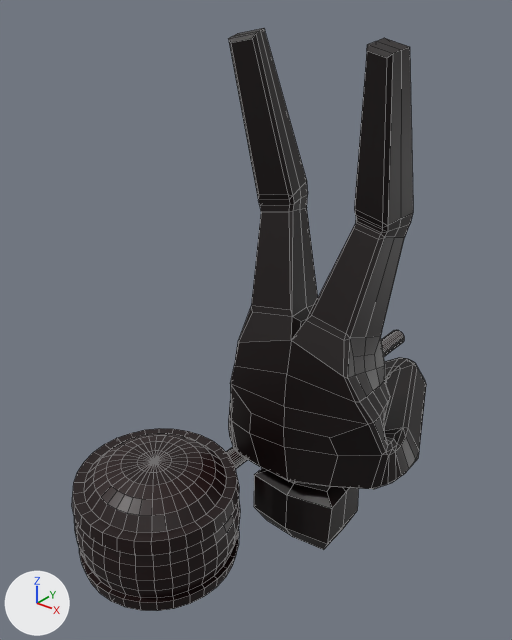
One commit to the OBJ model Tools/rasterizer/data/character_000008.obj: the scene before it, then after it.
Before and after are seen from a 50 mm lens placed at (3.84, -5.84, 4.55), pointed at (-0.91, 0.09, 0.87). Every picture has the same lights, and +X, +Y and +Z are marked at lower left. The older version comes first. Mesh edges are drawn as thin lines. Objects named as collision shapes, trigger or cutter boxes, shadow casters or lower levels of detail are left out. Where no turn or scale is listed for an object, it has been applied to the vertices.

The scene before the commit, as lines of its bpy script (objects in view):
```python
me_character = bpy.data.meshes.new('character')
me_character.from_pydata(...)  # 511 vertices, 554 faces; spans x -1.25..1.12, y -0.58..1.97, z -1.65..4.09
me_character.materials.append(mat_color_1)  # black #0d0000
me_icosphere = bpy.data.meshes.new('Icosphere')
me_icosphere.from_pydata(...)  # 674 vertices, 674 faces; spans x -1.92..-0.04, y -2.54..3.6, z -1.76..-0.17
# faces by material slot: [610, 64]
me_icosphere.materials.append(mat_color_2)  # black #160000
me_icosphere.materials.append(mat_color_3)  # black #1c0000
ob_character = bpy.data.objects.new('character', me_character)
ob_character.location = (0.0, 0.0, 0.0)
ob_icosphere = bpy.data.objects.new('Icosphere', me_icosphere)
ob_icosphere.location = (0.0, 0.0, 0.0)
```
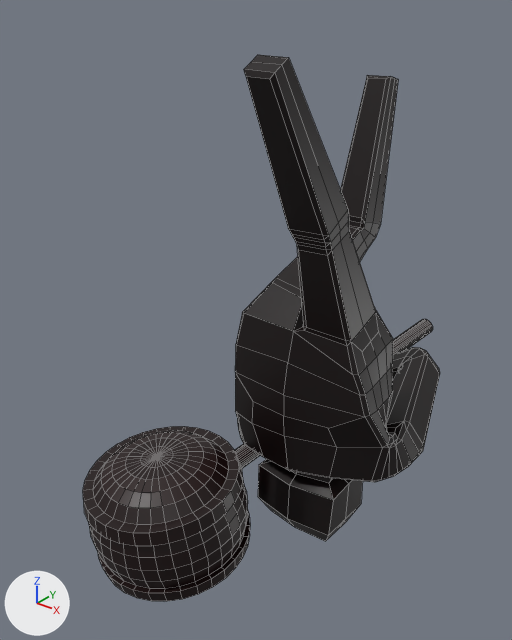
The edits, one by one:
me_character is used by ob_character; location (0.0, 0.0, 0.0).
me_character had 511 vertices, 554 faces and spanned x -1.25..1.12, y -0.58..1.97, z -1.65..4.09.
me_character now has 511 vertices, 554 faces and spans x -1.24..1.16, y -1.41..2.02, z -1.56..3.99.
me_character part 1: 511 of 511 vertices moved; they spanned x -1.25..1.12, y -0.58..1.97, z -1.65..4.09 and now span x -1.24..1.16, y -1.41..2.02, z -1.56..3.99; mean shift (0.03, 0.09, 0.02).
me_icosphere is used by ob_icosphere; location (0.0, 0.0, 0.0).
me_icosphere had 674 vertices, 674 faces and spanned x -1.92..-0.04, y -2.54..3.6, z -1.76..-0.17.
me_icosphere now has 674 vertices, 674 faces and spans x -2.0..-0.12, y -2.31..3.78, z -1.89..-0.29.
me_icosphere part 2: the whole mesh is multiplied about its middle by the matrix ((0.99, 0.096, -0.108), (-0.103, 0.993, -0.058), (0.101, 0.069, 0.992)), then moved by (0.12, 0.23, 0.02).

Pixel boxes (x1, y1, x2, y2) of what changed, in the pictures (512 x 640 px):
'character', reshaped (7% shorter): before (229, 28, 426, 550); after (235, 55, 440, 541)
'Icosphere', reshaped: before (72, 330, 404, 611); after (83, 319, 433, 601)
